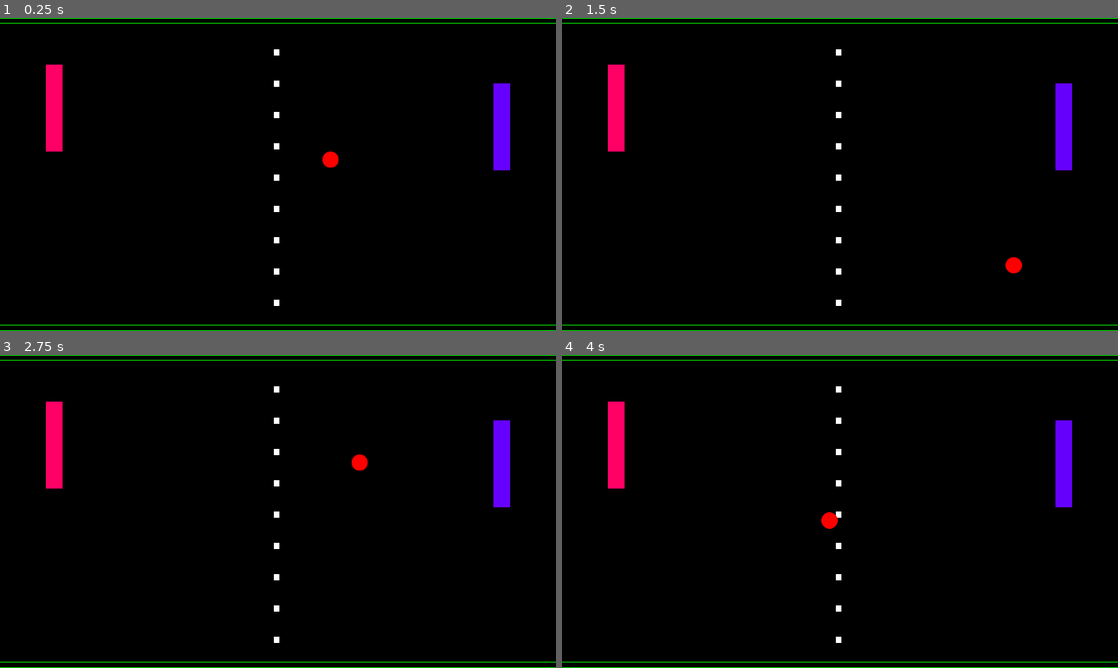
Above: before the commit, frames 1-4 (two rows, left to right).
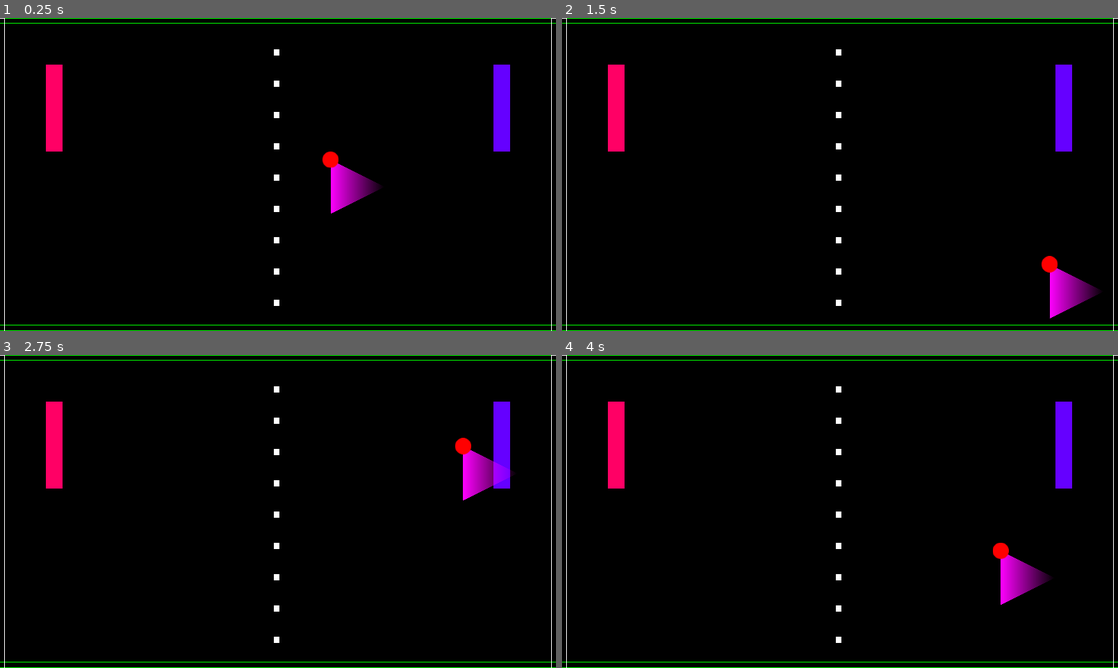
Above: after the commit, the same moments.

Repository: DaveDLeague/Btl_Png
Game: Godot game, scene res://Arena.tscn
Same seed, same stepped clock (60 frames per second), same inputs: the game is played once before the commit and once after it.
Inputs:
- Up to frame 1 (0.25 s): no input
- Up to frame 2 (1.5 s): no input
- Up to frame 3 (2.75 s): no input
- Up to frame 4 (4 s): no input

The runs differ from the first frame. In frame 1, 1.4% of the frame differs, in the area x 0-100%, y 0-100%; in frame 2, 1.7%; in frame 3, 1.7%; in frame 4, 1.7%.

Commit message:
in middle of trail renderer for ball

Diff:
--- a/Arena.tscn
+++ b/Arena.tscn
@@ -1,9 +1,10 @@
-[gd_scene load_steps=5 format=2]
+[gd_scene load_steps=6 format=2]
 
 [ext_resource path="res://Area_Sprite.gd" type="Script" id=1]
 [ext_resource path="res://Paddle.tscn" type="PackedScene" id=2]
 [ext_resource path="res://Ball.tscn" type="PackedScene" id=3]
 [ext_resource path="res://Barrier.tscn" type="PackedScene" id=4]
+[ext_resource path="res://Base.tscn" type="PackedScene" id=5]
 
 [node name="Arena" type="Node2D"]
 
@@ -19,8 +20,9 @@
 
 [node name="Paddle2" parent="." index="2" instance=ExtResource( 2 )]
 
-position = Vector2( 800, 200 )
+position = Vector2( 180.383, 165.988 )
 player = 2
+color = Color( 0, 0.015625, 1, 1 )
 
 [node name="Ball" parent="." index="3" instance=ExtResource( 3 )]
 
@@ -31,3 +33,11 @@
 [node name="Barrier2" parent="." index="5" instance=ExtResource( 4 )]
 
 position = Vector2( 0, 565 )
+
+[node name="Base" parent="." index="6" instance=ExtResource( 5 )]
+
+position = Vector2( 0, 288 )
+
+[node name="Base2" parent="." index="7" instance=ExtResource( 5 )]
+
+position = Vector2( 1024, 288 )
--- a/Ball.gd
+++ b/Ball.gd
@@ -22,10 +22,29 @@
 	elif position.y > get_viewport_rect().size.y - 10:
 		position.y = get_viewport_rect().size.y - 10
 
+	update()
+
 func on_collision(area):
 	if "Barrier" in  area.name:
 		vel.y = -vel.y
-	if "Paddle" in area.name:
+	elif "Paddle" == area.name:
 		var cen = area.get_position()
 		var newVec = (position - cen).normalized()
 		vel = newVec * speed
+	elif "Paddle2" == area.name:
+		var cen = area.get_position()
+		var newVec = (position - cen).normalized()
+		vel = newVec * speed
+	elif "Base" in area.name:
+		vel.x = -vel.x
+
+func _draw():
+	var col = []
+	col.push_back(Color(1, 0, 1, 1))
+	col.push_back(Color(1, 0, 1, 1))
+	col.push_back(Color(1, 0, 1, 0))
+	var tri = []
+	tri.push_back(Vector2(0, 0))
+	tri.push_back(Vector2(0, 100))
+	tri.push_back(Vector2(100, 50))
+	draw_polygon(tri, col)
--- /dev/null
+++ b/Barrier.gd
@@ -0,0 +1,11 @@
+extends StaticBody2D
+
+func _ready():
+	set_process(true)
+	update()
+
+func _process(delta):
+	pass
+
+func _draw():
+	draw_rect(Rect2(Vector2(0, 0), Vector2(1024, 10)), Color(0, 1, 0, 1), false)
--- /dev/null
+++ b/Base.gd
@@ -0,0 +1,9 @@
+extends Area2D
+
+export var color = Color(1, 1, 1, 1)
+
+func _ready():
+	update();
+
+func _draw():
+	draw_rect(Rect2(Vector2(-8, -288), Vector2(16, 576)), color, false)
--- /dev/null
+++ b/Base.tscn
@@ -0,0 +1,26 @@
+[gd_scene load_steps=3 format=2]
+
+[ext_resource path="res://Base.gd" type="Script" id=1]
+
+[sub_resource type="RectangleShape2D" id=1]
+
+custom_solver_bias = 0.0
+extents = Vector2( 8, 288 )
+
+[node name="Base" type="Area2D" index="0"]
+
+input_pickable = true
+gravity_vec = Vector2( 0, 1 )
+gravity = 98.0
+linear_damp = 0.1
+angular_damp = 1.0
+audio_bus_override = false
+audio_bus_name = "Master"
+script = ExtResource( 1 )
+_sections_unfolded = [ "Transform" ]
+color = Color( 1, 1, 1, 1 )
+
+[node name="CollisionShape2D" type="CollisionShape2D" parent="." index="0"]
+
+shape = SubResource( 1 )
+_sections_unfolded = [ "Transform" ]
--- a/Paddle.gd
+++ b/Paddle.gd
@@ -57,4 +57,4 @@
 
 
 func on_collision(area):
-	print("BOOM")
+	pass
--- a/project.godot
+++ b/project.godot
@@ -18,8 +18,6 @@
 
 window/size/height=576
 window/size/resizable=false
-window/size/fullscreen=true
-window/vsync/use_vsync=false
 window/stretch/mode="2d"
 window/stretch/aspect="keep"
 window/stretch/shrink="1"
Not shown, added: .tscn
